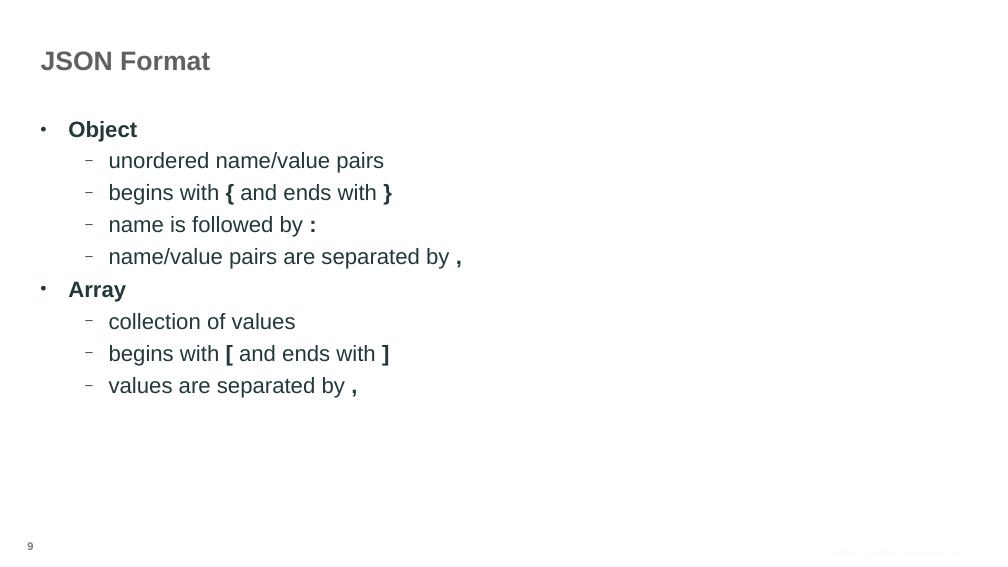
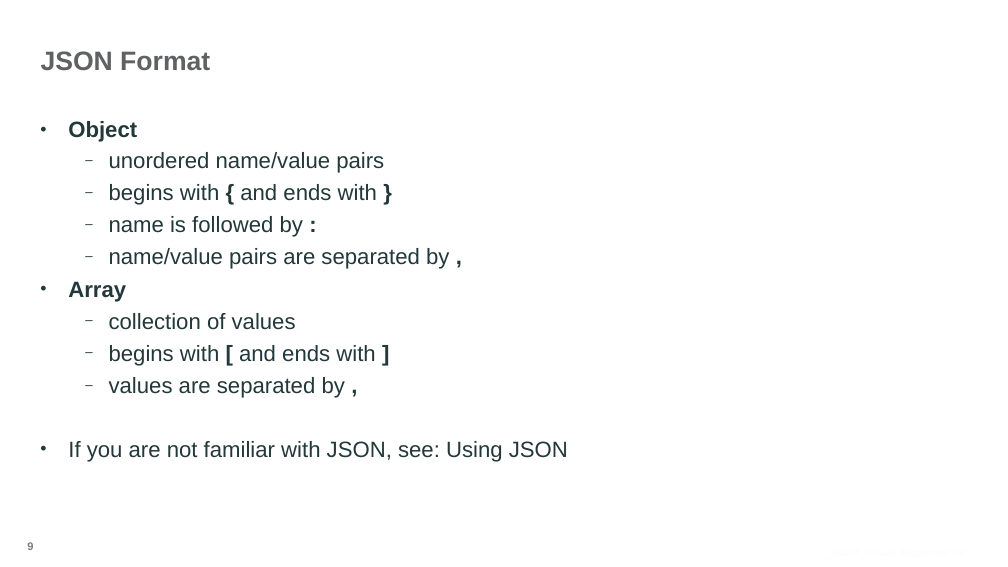
Before and after one commit to BrightcoveLearning/VideoCloudMediaAPI, a slide deck: slide 9 of Slides/Developing-with-the-Media-API-Aug-2013.ppt. Drawn at 1008x567 pixels with LibreOffice and Linux fonts; fonts in the diff are those of the drawing; background and template pictures are left out. Boxes give left, top, right and bottom in pixels: in the first picture for what was removed or moved away, otherwise in the second. Text is boxed around its words. In the diff, an @@ line names an element or a change of style, - is before the commit and + after.

```diff
--- a/Slides/Developing-with-the-Media-API-Aug-2013.ppt
+++ b/Slides/Developing-with-the-Media-API-Aug-2013.ppt
@@ text at (68, 441, 568, 462): paragraph added @@
+• If you are not familiar with JSON, see: Using JSON
```
Also in this commit, not shown: 5 other slides changed, 1 slide removed, 3 other files.
